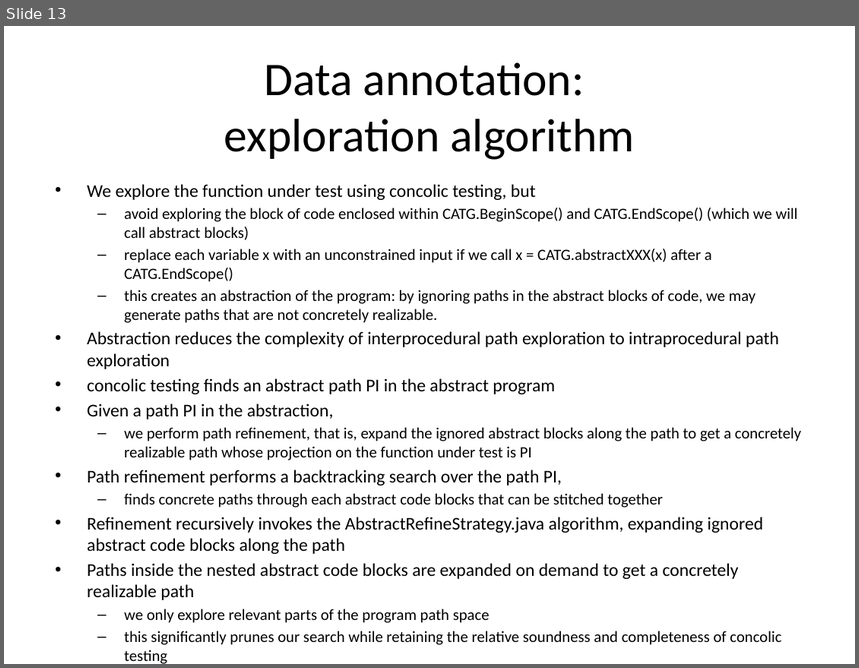
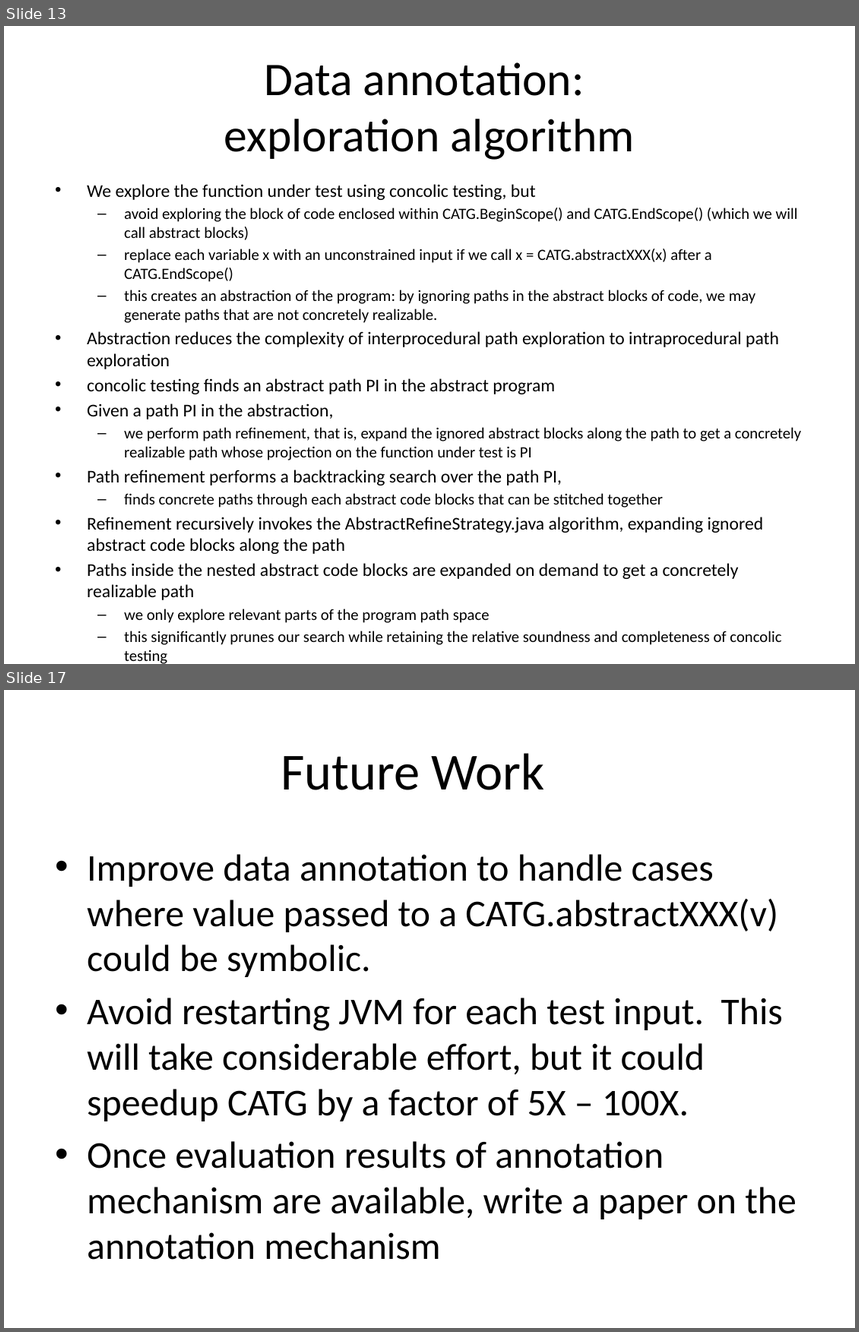
Before and after one commit to ksen007/janala2, a slide deck: janala.pptx. Shown one above the other, each under a label of ours: slide 13 before the commit, slides 13 and 17 after it; the slides between them are not shown. The pictures are 859x668 and 859x1332 pixels, drawn with LibreOffice and Linux fonts; fonts in the diff are those of the drawing. Boxes give left, top, right and bottom in pixels: in the first picture for what was removed or moved away, otherwise in the second. Text is boxed around its words. In the diff, an @@ line names an element or a change of style, - is before the commit and + after.

```diff
--- a/janala.pptx
+++ b/janala.pptx
@@ slide 17 added at (x1=4, y1=690, x2=855, y2=1328), background #FFFFFF @@
@@ title added at (x1=281, y1=753, x2=545, y2=790), 44 pt, text #000000 @@
+Future Work
@@ text added at (x1=87, y1=854, x2=797, y2=1260), 32 pt, text #000000 @@
+• Improve data annotation to handle cases where value passed to a CATG.abstractXXX(v) could be symbolic.
+• Avoid restarting JVM for each test input. This will take considerable effort, but it could speedup CATG by a factor of 5X – 100X.
+• Once evaluation results of annotation mechanism are available, write a paper on the annotation mechanism
```
Also in this commit, not shown: 3 other slides added, 4 other files.
